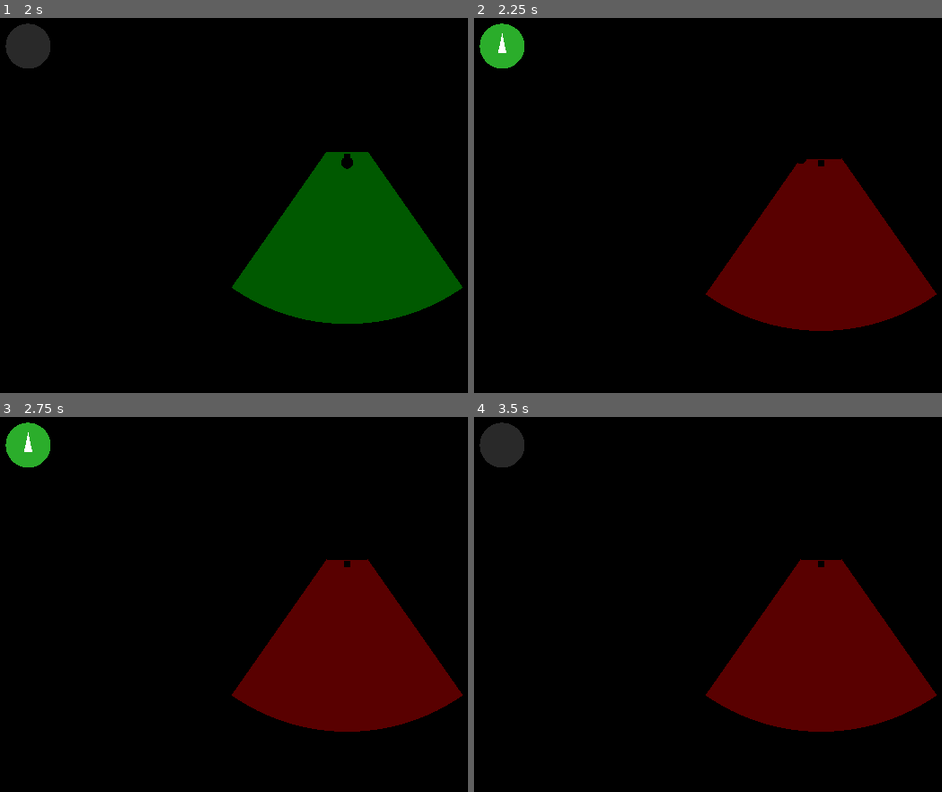
Above: before the commit, frames 1-4 (two rows, left to right).
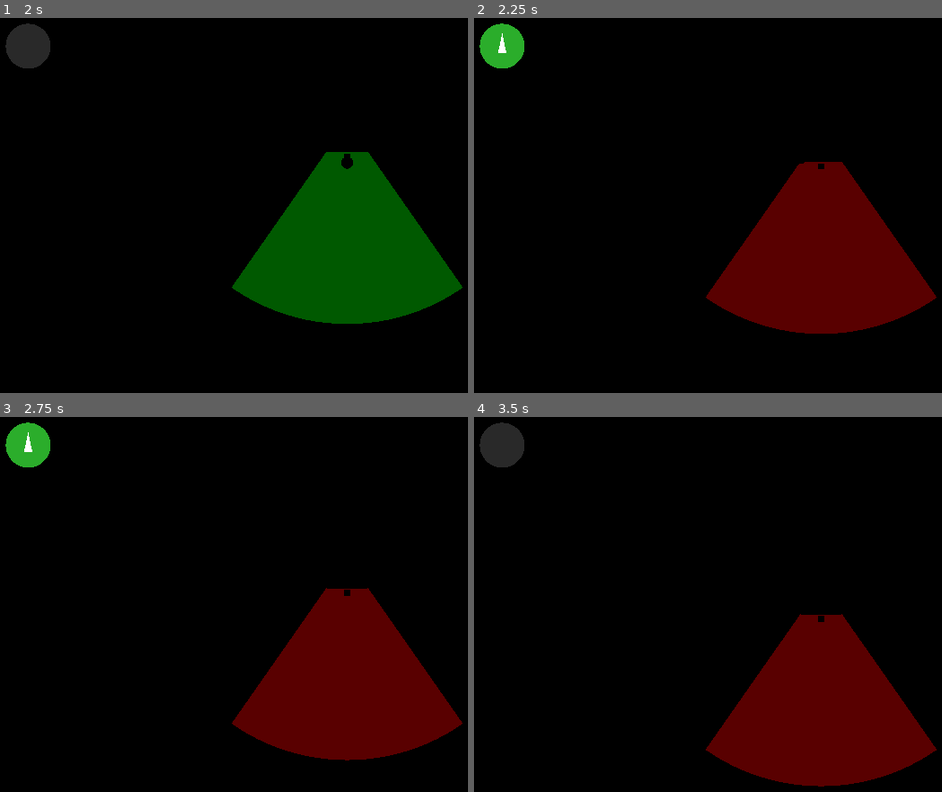
Above: after the commit, the same moments.

Repository: Leusin/project-godot-airport-marshaling-game
Game: Godot game, scene res://scenes/Main.tscn
The game is run twice, just before and just after one commit, with the same random seed, the same clock (stepped at 60 frames per second) and the same inputs.
Inputs:
- Up to frame 1 (2 s): tap Enter at 0.5 s; hold Up (signal_advance) 0.53-1.28 s; hold W (move_up) from 0.53 s (still down); tap Space at 1.25 s; tap Up (signal_advance) at 1.35 s
- Up to frame 2 (2.25 s): release W (move_up) at 2.03 s; hold A (move_left) from 2.03 s (still down); hold Up (signal_advance) from 2.03 s (still down)
- Up to frame 3 (2.75 s): keep holding A (move_left); keep holding Up (signal_advance)
- Up to frame 4 (3.5 s): keep holding A (move_left); release Up (signal_advance) at 2.78 s; tap Up (signal_advance) at 2.85 s

Frame 1 is identical in both runs. In frame 2, 0.8% of the frame differs, in the area x 49-99%, y 37-85%; in frame 3, 7.0%; in frame 4, 13%, in the area x 49-99%, y 37-99%.

Commit message:
feat: 비행기 FSM 구현 (IDLE/MOVING/HESITATING/STOPPING)
NONE(무신호)와 STOP(명확한 정지)를 다르게 처리.
무신호 이동 중 1초 멈칫 후 정지, STOP은 즉시 정지.
aircraft_signal_receiver.gd(임시 브릿지)를 AircraftFSM으로 대체.

Co-Authored-By: Claude Sonnet 4.6 <noreply@anthropic.com>

Diff:
--- a/scenes/Main.tscn
+++ b/scenes/Main.tscn
@@ -6,7 +6,7 @@
 [ext_resource type="Script" path="res://scripts/vision_cone_debug_visual.gd" id="4_vision_cone_visual_script"]
 [ext_resource type="Script" path="res://scripts/aircraft.gd" id="5_aircraft_script"]
 [ext_resource type="Script" path="res://scripts/signal_input.gd" id="6_signal_input_script"]
-[ext_resource type="Script" path="res://scripts/aircraft_signal_receiver.gd" id="7_aircraft_signal_receiver_script"]
+[ext_resource type="Script" path="res://scripts/aircraft_fsm.gd" id="7_aircraft_fsm_script"]
 [ext_resource type="Script" path="res://scripts/signal_indicator_hud.gd" id="8_signal_indicator_hud_script"]
 
 [sub_resource type="CapsuleMesh" id="CapsuleMesh_marshaller"]
@@ -70,8 +70,8 @@
 [node name="VisionConeVisual" type="MeshInstance3D" parent="Aircraft" unique_id=574849791]
 script = ExtResource("4_vision_cone_visual_script")
 
-[node name="AircraftSignalReceiver" type="Node" parent="Aircraft" unique_id=1876279175]
-script = ExtResource("7_aircraft_signal_receiver_script")
+[node name="AircraftFSM" type="Node" parent="Aircraft" unique_id=1876279175]
+script = ExtResource("7_aircraft_fsm_script")
 
 [node name="GameManager" type="Node" parent="." unique_id=1889238462]
 
--- a/scripts/aircraft.gd
+++ b/scripts/aircraft.gd
@@ -20,6 +20,9 @@
 
 var _bounds_x: float = 0.0
 var _bounds_z: float = 0.0
+
+func get_speed() -> float:
+	return _current_speed
 
 func issue_command(command: Command) -> void:
 	if command == _pending_command:
--- /dev/null
+++ b/scripts/aircraft_fsm.gd
@@ -0,0 +1,100 @@
+extends Node
+## 비행기 신호 해석 FSM.
+## IDLE -> MOVING -> HESITATING -> STOPPING -> IDLE 전이.
+## NONE(무신호): 이동 중이면 hesitate_duration만큼 멈칫(계속 이동)하다가 정지.
+## STOP(명확한 정지): 즉시 정지 시작. NONE과 달리 멈칫 없음.
+## 시야 밖 신호는 NONE으로 처리 (마샬러가 보이지 않으면 무신호와 동일).
+
+const SignalInputScript = preload("res://scripts/signal_input.gd")
+const AircraftScript = preload("res://scripts/aircraft.gd")
+
+enum State { IDLE, MOVING, HESITATING, STOPPING }
+
+@export var hesitate_duration: float = 1.0
+
+@onready var aircraft: Node3D = get_parent()
+@onready var vision_cone: Node = get_parent().get_node("VisionCone")
+@onready var marshaller: Node3D = get_parent().get_parent().get_node("Marshaller")
+@onready var signal_input: SignalInputScript = marshaller.get_node("SignalInput")
+
+var _state: State = State.IDLE
+var _hesitate_timer: float = 0.0
+var _last_move_command: AircraftScript.Command = AircraftScript.Command.ADVANCE
+
+func _process(delta: float) -> void:
+	var in_view: bool = vision_cone.is_point_in_view(marshaller.global_position)
+	var hand_signal: SignalInputScript.SignalType = signal_input.get_signal() if in_view else SignalInputScript.SignalType.NONE
+
+	match _state:
+		State.IDLE:
+			_process_idle(hand_signal)
+		State.MOVING:
+			_process_moving(hand_signal, in_view)
+		State.HESITATING:
+			_process_hesitating(hand_signal, in_view, delta)
+		State.STOPPING:
+			_process_stopping(hand_signal)
+
+func _process_idle(hand_signal: SignalInputScript.SignalType) -> void:
+	aircraft.issue_command(AircraftScript.Command.STOP)
+	if _is_move_signal(hand_signal):
+		_last_move_command = _to_command(hand_signal)
+		_enter_moving()
+
+func _process_moving(hand_signal: SignalInputScript.SignalType, in_view: bool) -> void:
+	if not in_view or hand_signal == SignalInputScript.SignalType.STOP:
+		_enter_stopping()
+		return
+	if hand_signal == SignalInputScript.SignalType.NONE:
+		_enter_hesitating()
+		return
+	_last_move_command = _to_command(hand_signal)
+	aircraft.issue_command(_last_move_command)
+
+func _process_hesitating(hand_signal: SignalInputScript.SignalType, in_view: bool, delta: float) -> void:
+	aircraft.issue_command(_last_move_command)
+
+	if not in_view or hand_signal == SignalInputScript.SignalType.STOP:
+		_enter_stopping()
+		return
+	if _is_move_signal(hand_signal):
+		_last_move_command = _to_command(hand_signal)
+		_state = State.MOVING
+		return
+
+	_hesitate_timer = maxf(_hesitate_timer - delta, 0.0)
+	if _hesitate_timer == 0.0:
+		_enter_stopping()
+
+func _process_stopping(hand_signal: SignalInputScript.SignalType) -> void:
+	aircraft.issue_command(AircraftScript.Command.STOP)
+	if _is_move_signal(hand_signal):
+		_last_move_command = _to_command(hand_signal)
+		_enter_moving()
+		return
+	if aircraft.get_speed() < 0.05:
+		_state = State.IDLE
+
+func _enter_moving() -> void:
+	_state = State.MOVING
+	aircraft.issue_command(_last_move_command)
+
+func _enter_hesitating() -> void:
+	_state = State.HESITATING
+	_hesitate_timer = hesitate_duration
+
+func _enter_stopping() -> void:
+	_state = State.STOPPING
+	aircraft.issue_command(AircraftScript.Command.STOP)
+
+func _is_move_signal(s: SignalInputScript.SignalType) -> bool:
+	return s == SignalInputScript.SignalType.ADVANCE \
+		or s == SignalInputScript.SignalType.TURN_LEFT \
+		or s == SignalInputScript.SignalType.TURN_RIGHT
+
+func _to_command(s: SignalInputScript.SignalType) -> AircraftScript.Command:
+	match s:
+		SignalInputScript.SignalType.ADVANCE: return AircraftScript.Command.ADVANCE
+		SignalInputScript.SignalType.TURN_LEFT: return AircraftScript.Command.TURN_LEFT
+		SignalInputScript.SignalType.TURN_RIGHT: return AircraftScript.Command.TURN_RIGHT
+		_: return AircraftScript.Command.STOP
Not shown, changed: DEVLOG.md
Not shown, changed: README.md
